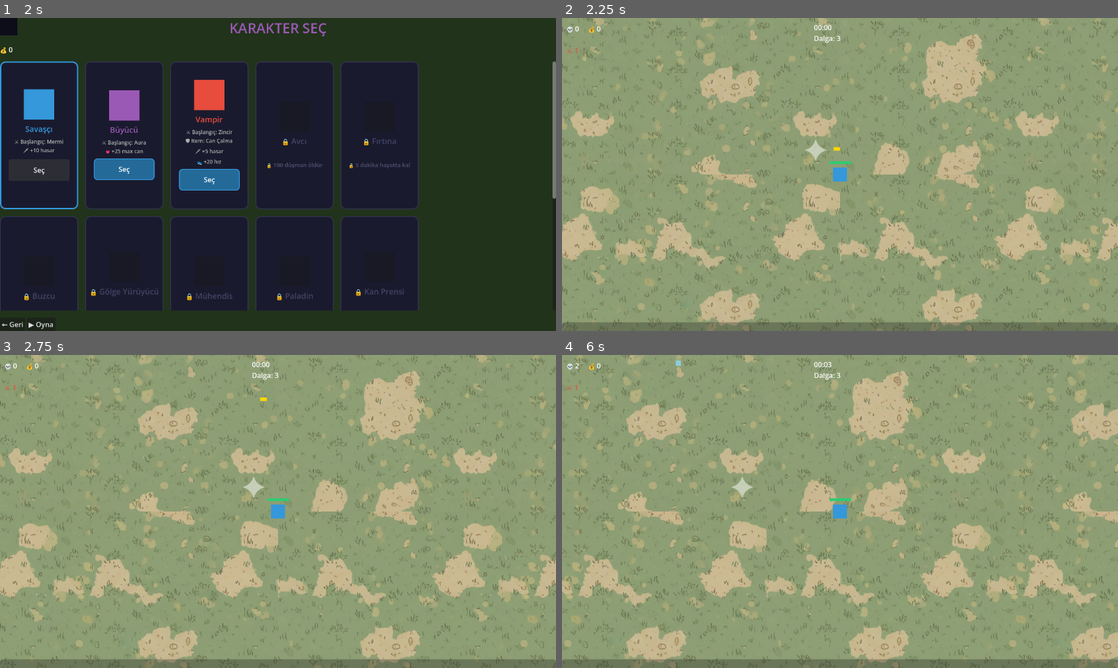
Above: before the commit, frames 1-4 (two rows, left to right).
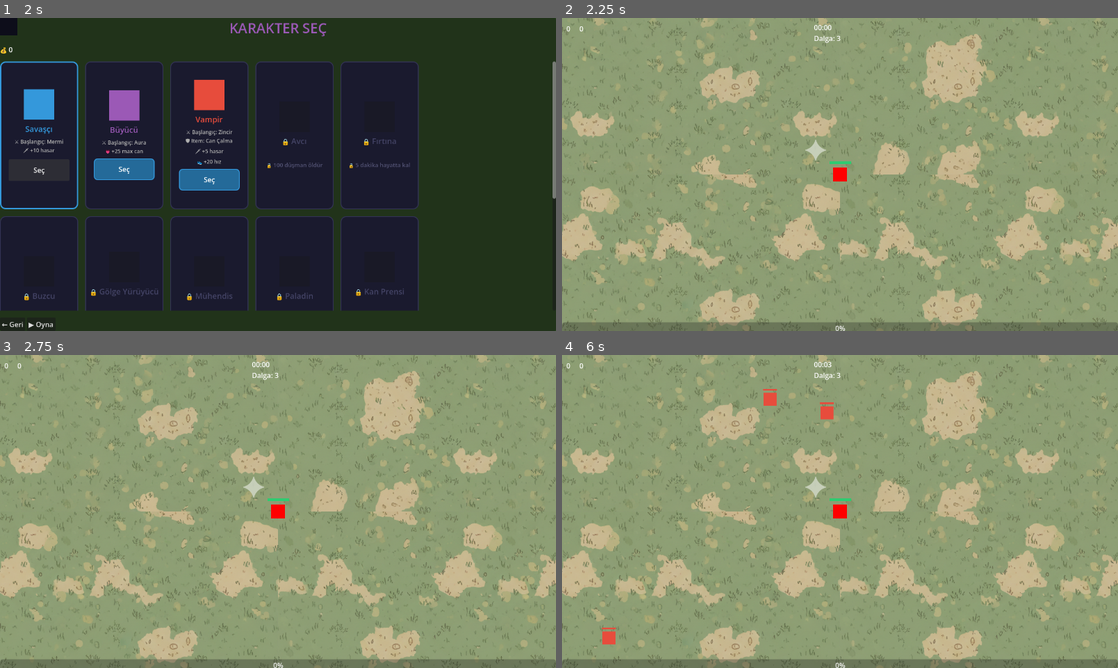
Above: after the commit, the same moments.

Repository: jegy911/survivors-clone
Game: Godot game, scene res://ui/main_menu.tscn
Two runs of this game, one before a commit and one after it. Both use one fixed random seed, a clock stepped at 60 frames per second and the inputs below.
Inputs:
- Up to frame 1 (2 s): click "▶ OYNA" at 0.5 s; click "Seç" at 1.25 s
- Up to frame 2 (2.25 s): click "▶ Oyna" at 2 s
- Up to frame 3 (2.75 s): no input
- Up to frame 4 (6 s): tap Enter at 2.75 s; hold Right (ui_right) 2.78-3.53 s; hold Down (ui_down) 3.53-4.28 s; hold Right (ui_right) 4.28-5.03 s; hold Up (ui_up) 5.03-5.78 s; hold Left (ui_left) from 5.78 s (still down)

Frame 1 is identical in both runs. In frame 2, 0.2% of the frame differs, in the area x 0-52%, y 2-100%; in frame 3, 0.2%; in frame 4, 31%, in the area x 0-100%, y 0-100%.
Error after the commit: Parse Error: Identifier "AchievementManager" not declared in the current scope. (res://player/player.gd:579)

Commit message:
Update player.gd

Diff:
--- a/player/player.gd
+++ b/player/player.gd
@@ -576,6 +576,7 @@
 	var char_id = CharacterData.CHARACTERS[SaveManager.selected_character]["id"]
 	var game_time = get_tree().get_first_node_in_group("main").game_timer
 	SaveManager.update_stats_after_game(char_id, kill_count, game_time, evolution_obtained, tank_killed, gold_earned, level - 1, boss_kill_count, total_damage_dealt, chests_opened, active_items.size())
+	AchievementManager.check_after_game(kill_count, game_time)
 	EventBus.player_died.emit()
 	call_deferred("_deferred_die")
 
